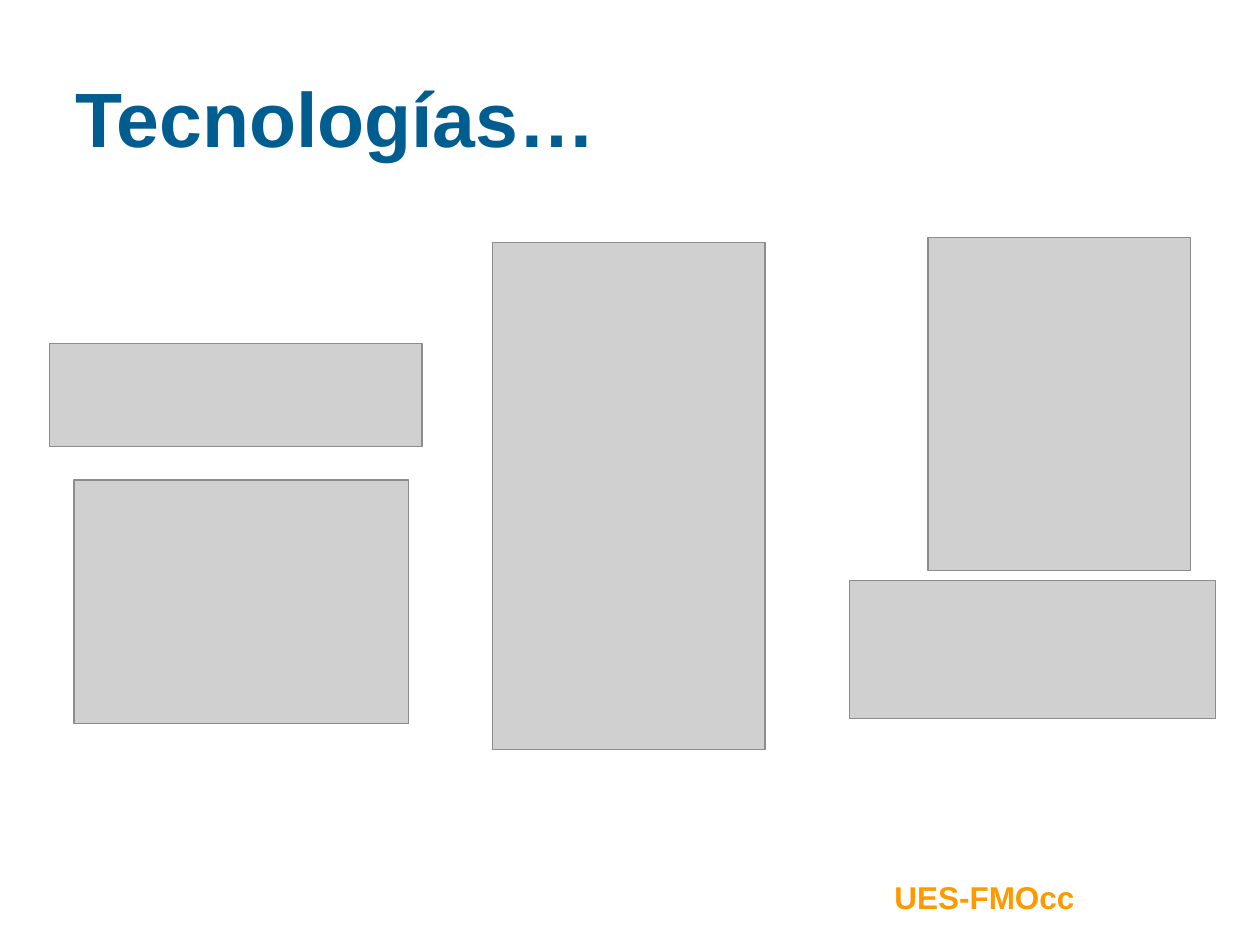
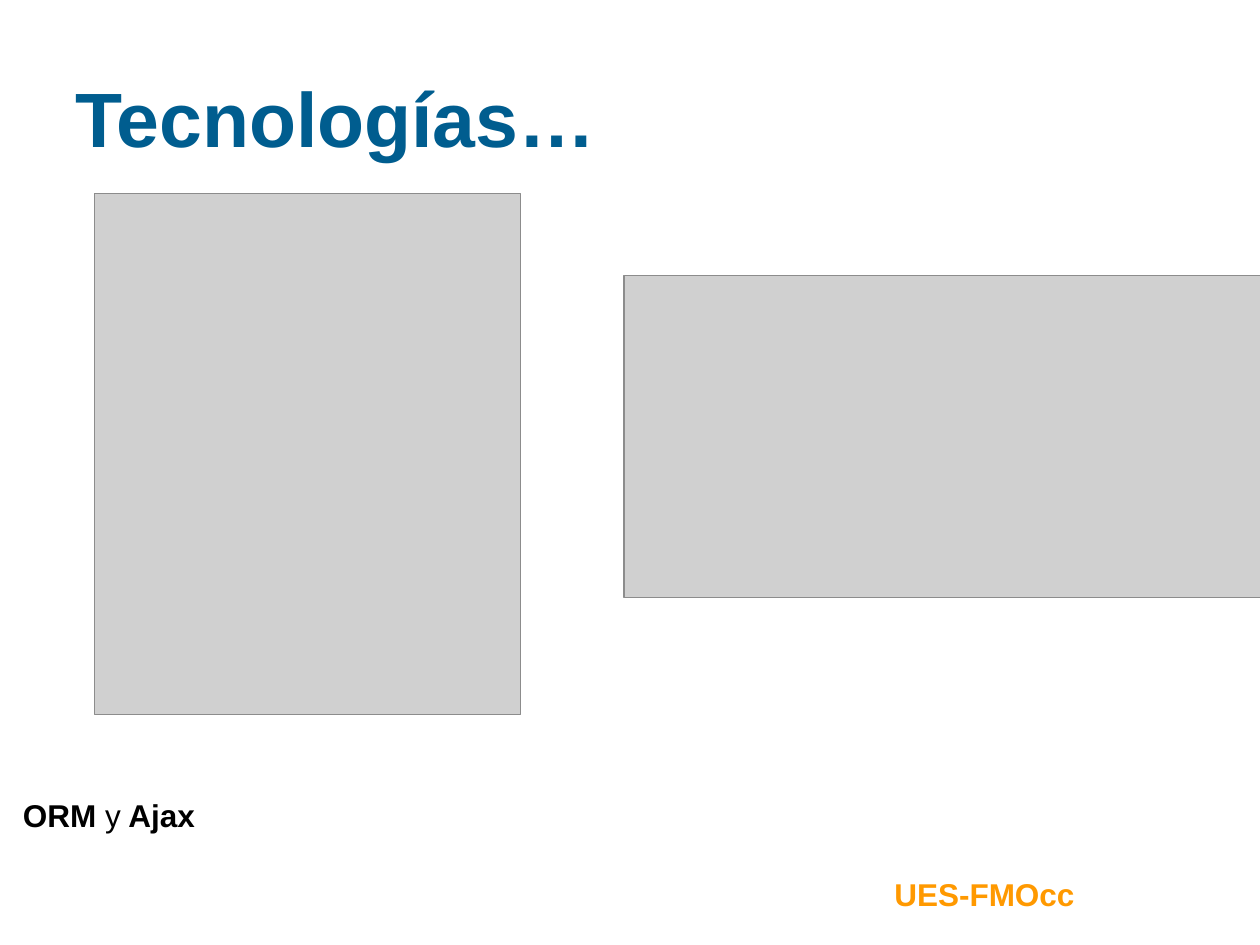
Before and after one commit to ramayac/jhard, a slide deck: slide 2 of presentaciones/segunda defensa/jhard2-rac.ppt. Drawn at 1260x945 pixels with LibreOffice and Linux fonts; fonts in the diff are those of the drawing; grey boxes stand for pictures; background and template pictures are left out. Boxes give left, top, right and bottom in pixels: in the first picture for what was removed or moved away, otherwise in the second. Text is boxed around its words. In the diff, an @@ line names an element or a change of style, - is before the commit and + after.

```diff
--- a/presentaciones/segunda defensa/jhard2-rac.ppt
+++ b/presentaciones/segunda defensa/jhard2-rac.ppt
@@ picture resized from (x1=49, y1=344, x2=421, y2=447) to (x1=94, y1=194, x2=520, y2=714) @@
@@ picture removed at (x1=493, y1=242, x2=765, y2=748) @@
@@ picture resized from (x1=927, y1=238, x2=1191, y2=571) to (x1=624, y1=276, x2=1260, y2=597) @@
@@ picture removed at (x1=74, y1=480, x2=408, y2=723) @@
@@ picture removed at (x1=849, y1=581, x2=1216, y2=718) @@
@@ text added at (x1=23, y1=804, x2=194, y2=833), 18 pt, text #000000, bold @@
+ORM y Ajax
```
Also in this commit, not shown: 4 other slides changed, 2 slides added.
